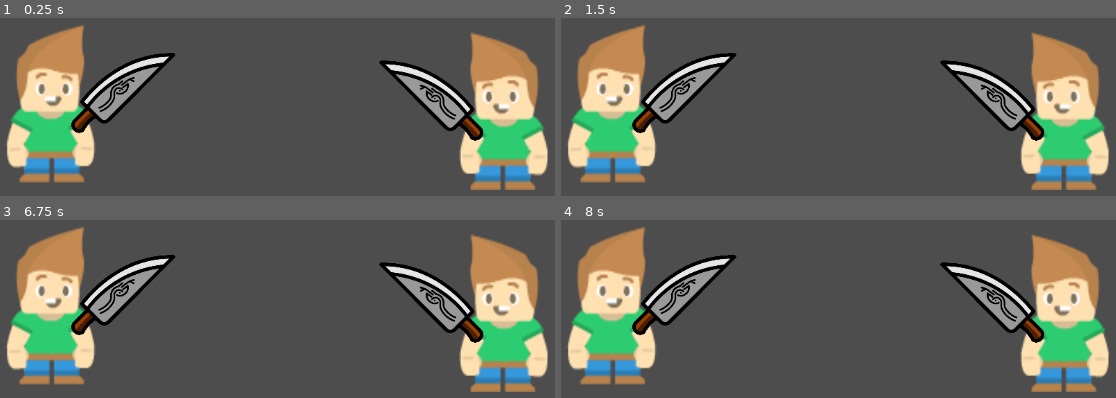
Above: before the commit, frames 1-4 (two rows, left to right).
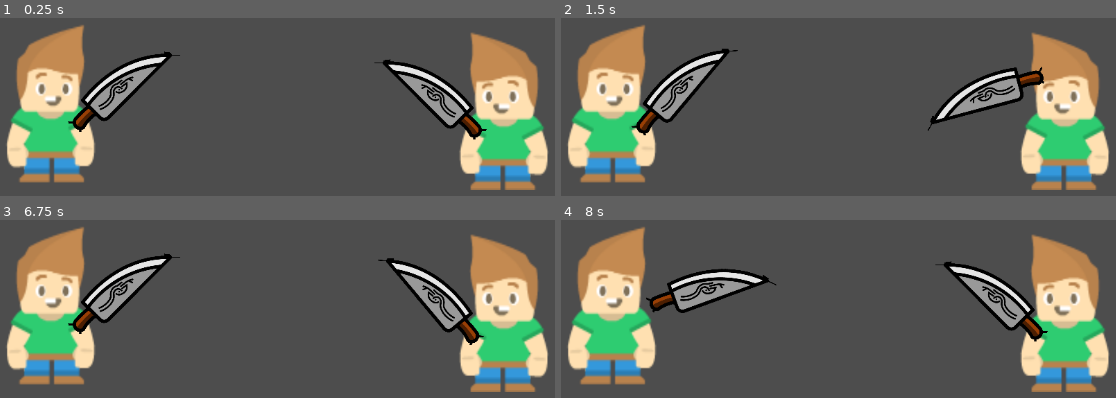
Above: after the commit, the same moments.

Repository: Alinj7/project1
Game: Godot game, scene res://Scenes/fight_arena.tscn
Same seed, same stepped clock (60 frames per second), same inputs: the game is played once before the commit and once after it. Before the commit the project has no main scene; this scene is started directly in both runs.
Inputs (mouse positions are in pixels of both pictures, inside the frame that each line leads up to):
- Up to frame 1 (0.25 s): no input
- Up to frame 2 (1.5 s): tap Enter at 0.5 s; move the mouse to (1005, 83) at 0.52 s; click (1005, 83) at 0.67 s; move the mouse to (666, 128) at 1.27 s; click (666, 128) at 1.42 s
- Up to frame 3 (6.75 s): move the mouse to (outside the picture) at 2.02 s; click (outside the picture) at 2.17 s; tap Space at 2.75, 4.25, 5.75 s; move the mouse to (227, 397) at 2.77 s; click (227, 397) at 2.92 s; tap Enter at 3.5, 5 s; move the mouse to (505, 374) at 3.52 s; click (505, 374) at 3.67 s; move the mouse to (27, 239) at 4.27 s; click (27, 239) at 4.42 s; move the mouse to (305, 307) at 5.02 s; click (305, 307) at 5.17 s; move the mouse to (outside the picture) at 5.77 s; click (outside the picture) at 5.92 s; move the mouse to (444, 285) at 6.52 s; click (444, 285) at 6.67 s
- Up to frame 4 (8 s): move the mouse to (666, 330) at 7.27 s; click (666, 330) at 7.42 s

The runs differ from the first frame. In frame 1, 2.9% of the frame differs, in the area x 12-88%, y 18-70%; in frame 2, 6.5%, in the area x 12-88%, y 17-70%; in frame 3, 3.5%; in frame 4, 5.6%.

Commit message:
make animation for knife and opening chest and import it to main scene animation works with click on it

Diff:
--- a/project1/Scenes/Main.tscn
+++ b/project1/Scenes/Main.tscn
@@ -1,3 +1,12 @@
-[gd_scene format=3 uid="uid://djqrwd7h48lnu"]
+[gd_scene load_steps=3 format=3 uid="uid://djqrwd7h48lnu"]
+
+[ext_resource type="PackedScene" uid="uid://cfvrpyg5aecbs" path="res://Scenes/weapon.tscn" id="1_v818u"]
+[ext_resource type="PackedScene" uid="uid://cpph7xfeo517v" path="res://Scenes/chest.tscn" id="1_ylq46"]
 
 [node name="Node2D" type="Node2D"]
+
+[node name="chest" parent="." instance=ExtResource("1_ylq46")]
+position = Vector2(96, 122)
+
+[node name="weapon" parent="." instance=ExtResource("1_v818u")]
+position = Vector2(221, 223)
--- a/project1/Scenes/chest.tscn
+++ b/project1/Scenes/chest.tscn
@@ -1,11 +1,35 @@
-[gd_scene load_steps=3 format=3 uid="uid://cpph7xfeo517v"]
+[gd_scene load_steps=6 format=3 uid="uid://cpph7xfeo517v"]
 
 [ext_resource type="Texture2D" uid="uid://dnkafovexmsxc" path="res://Assets/chest-normal.png" id="1_fr273"]
+[ext_resource type="Script" path="res://Scripts/chest.gd" id="1_tww13"]
 
 [sub_resource type="RectangleShape2D" id="RectangleShape2D_pt1wn"]
 size = Vector2(81, 47)
 
+[sub_resource type="Animation" id="Animation_ykm73"]
+resource_name = "chest_open"
+tracks/0/type = "value"
+tracks/0/imported = false
+tracks/0/enabled = true
+tracks/0/path = NodePath("Skeleton2D/body/head:position")
+tracks/0/interp = 1
+tracks/0/loop_wrap = true
+tracks/0/keys = {
+"times": PackedFloat32Array(0, 0.212, 0.4, 0.6),
+"transitions": PackedFloat32Array(1, 1, 1, 1),
+"update": 0,
+"values": [Vector2(-1, -31), Vector2(-1, -35), Vector2(-1, -39), Vector2(-1, -42)]
+}
+
+[sub_resource type="AnimationLibrary" id="AnimationLibrary_o1o5u"]
+_data = {
+"chest_open": SubResource("Animation_ykm73")
+}
+
 [node name="chest" type="Node2D"]
+script = ExtResource("1_tww13")
+value = 2
+items = ["item 1", "item 2"]
 
 [node name="Area2D" type="Area2D" parent="."]
 
@@ -13,6 +37,39 @@
 position = Vector2(-0.5, -0.5)
 shape = SubResource("RectangleShape2D_pt1wn")
 
-[node name="Sprite2D" type="Sprite2D" parent="."]
-scale = Vector2(0.136, 0.147239)
+[node name="head" type="Polygon2D" parent="Area2D"]
+position = Vector2(-39, -23.3347)
+scale = Vector2(0.13059, 0.14338)
 texture = ExtResource("1_fr273")
+skeleton = NodePath("../../Skeleton2D")
+polygon = PackedVector2Array(209.429, 1.7263, 66.9538, -4.64014, 34.3007, 9.64558, 19.9553, 30.6737, 5.72925, 53.8633, -0.393196, 79.7136, -4.47483, 100.802, 14.6921, 99.0947, 63.3763, 101.726, 126.534, 101.726, 221.271, 104.358, 289.692, 100.411, 347.587, 96.4632, 487.06, 100.411, 594.955, 99.0947, 608.113, 97.7789, 596.271, 67.5158, 584.429, 35.9368, 563.376, 18.8316, 526.534, -3.53685, 469.955, -0.905273, 426.534, 0.410522, 368.639, 0.410522, 310.745, 0.410522, 227.85, -3.53685)
+uv = PackedVector2Array(209.429, 1.7263, 67.3237, 0.410522, 42.3237, 14.8842, 19.9553, 30.6737, 9.42892, 53.0421, 5.48157, 79.3579, 1.53421, 93.8316, 14.6921, 99.0947, 63.3763, 101.726, 126.534, 101.726, 221.271, 104.358, 289.692, 100.411, 347.587, 96.4632, 487.06, 100.411, 594.955, 99.0947, 608.113, 97.7789, 596.271, 67.5158, 584.429, 35.9368, 563.376, 18.8316, 526.534, -3.53685, 469.955, -0.905273, 426.534, 0.410522, 368.639, 0.410522, 310.745, 0.410522, 227.85, -3.53685)
+polygons = [PackedInt32Array(41, 30, 12), PackedInt32Array(1, 0, 24, 23, 22, 21, 19, 18, 17, 16, 15, 14, 13, 12, 11, 10, 9, 8, 7, 6, 5, 4, 3, 2)]
+bones = ["body", PackedFloat32Array(0, 0, 0, 0, 0, 0, 0, 0, 0, 0, 0, 0, 0, 0, 0, 0, 0, 0, 0, 0, 0, 0, 0, 0, 0), "body/head", PackedFloat32Array(1, 1, 1, 1, 1, 1, 1, 1, 1, 1, 1, 1, 1, 1, 1, 1, 1, 1, 0.5, 1, 1, 1, 1, 1, 1)]
+
+[node name="body" type="Polygon2D" parent="Area2D"]
+position = Vector2(-39.5803, -21.5818)
+scale = Vector2(0.131644, 0.128941)
+texture = ExtResource("1_fr273")
+skeleton = NodePath("../../Skeleton2D")
+polygon = PackedVector2Array(-7.95856, 97.5784, 119.068, 101.182, 319.969, 97.5784, 580.33, 97.5784, 635.285, 99.3802, 642.492, 307.488, 618.168, 337.098, 481.231, 331.693, 280.33, 337.999, 20.8703, 332.594, -18.7694, 324.486, -25.9766, 194.756)
+uv = PackedVector2Array(-7.95856, 97.5784, 119.068, 101.182, 319.969, 97.5784, 580.33, 97.5784, 635.285, 99.3802, 642.492, 307.488, 618.168, 337.098, 481.231, 331.693, 280.33, 337.999, 20.8703, 332.594, -18.7694, 324.486, -25.9766, 194.756)
+bones = ["body", PackedFloat32Array(1, 1, 1, 1, 1, 1, 1, 1, 1, 1, 1, 1), "body/head", PackedFloat32Array(0, 0, 0, 0, 0, 0, 0, 0, 0, 0, 0, 0)]
+
+[node name="chest_animations" type="AnimationPlayer" parent="Area2D"]
+root_node = NodePath("../..")
+libraries = {
+"": SubResource("AnimationLibrary_o1o5u")
+}
+
+[node name="Skeleton2D" type="Skeleton2D" parent="."]
+
+[node name="body" type="Bone2D" parent="Skeleton2D"]
+position = Vector2(0, 21)
+rest = Transform2D(1, 0, 0, 1, 0, 21)
+
+[node name="head" type="Bone2D" parent="Skeleton2D/body"]
+position = Vector2(-1, -31)
+rest = Transform2D(1, 0, 0, 1, -1, -31)
+
+[connection signal="input_event" from="Area2D" to="." method="_on_area_2d_input_event"]
--- a/project1/Scenes/fighter.tscn
+++ b/project1/Scenes/fighter.tscn
@@ -29,6 +29,7 @@
 [node name="AnimatedSprite" type="AnimatedSprite2D" parent="."]
 scale = Vector2(2.05, 2.36364)
 sprite_frames = SubResource("SpriteFrames_e27fc")
+frame_progress = 0.54867
 
 [node name="attach_point" type="Node2D" parent="."]
 position = Vector2(106, 1)
--- a/project1/Scenes/weapon.tscn
+++ b/project1/Scenes/weapon.tscn
@@ -1,10 +1,75 @@
-[gd_scene load_steps=4 format=3 uid="uid://cfvrpyg5aecbs"]
+[gd_scene load_steps=8 format=3 uid="uid://cfvrpyg5aecbs"]
 
 [ext_resource type="Script" path="res://Scripts/weapon.gd" id="1_6mqsn"]
 [ext_resource type="Texture2D" uid="uid://ej2e4y0ci1pq" path="res://Assets/weapons/Knife.png" id="1_okfss"]
 
 [sub_resource type="RectangleShape2D" id="RectangleShape2D_d6aud"]
 size = Vector2(152, 116)
+
+[sub_resource type="Animation" id="Animation_8hb3k"]
+length = 0.001
+
+[sub_resource type="Animation" id="Animation_k6un3"]
+resource_name = "attack"
+loop_mode = 1
+tracks/0/type = "value"
+tracks/0/imported = false
+tracks/0/enabled = true
+tracks/0/path = NodePath("../Skeleton2D/knife:rotation")
+tracks/0/interp = 1
+tracks/0/loop_wrap = true
+tracks/0/keys = {
+"times": PackedFloat32Array(0.2, 0.4, 0.6, 0.8, 1),
+"transitions": PackedFloat32Array(1, 1, 1, 1, 1),
+"update": 0,
+"values": [-0.0872665, -0.349066, 0.698132, 1.0472, 0.0]
+}
+tracks/1/type = "value"
+tracks/1/imported = false
+tracks/1/enabled = true
+tracks/1/path = NodePath("../Skeleton2D/knife:position")
+tracks/1/interp = 1
+tracks/1/loop_wrap = true
+tracks/1/keys = {
+"times": PackedFloat32Array(0.2, 0.4, 0.6, 0.8, 1),
+"transitions": PackedFloat32Array(1, 1, 1, 1, 1),
+"update": 0,
+"values": [Vector2(0, 0), Vector2(20, 0), Vector2(40, 0), Vector2(5, 0), Vector2(0, 0)]
+}
+
+[sub_resource type="Animation" id="Animation_w6a8y"]
+resource_name = "knife"
+tracks/0/type = "value"
+tracks/0/imported = false
+tracks/0/enabled = true
+tracks/0/path = NodePath("../Skeleton2D/knife:rotation")
+tracks/0/interp = 1
+tracks/0/loop_wrap = true
+tracks/0/keys = {
+"times": PackedFloat32Array(0, 0.0333333, 0.0666667, 0.1, 0.133333, 0.166667, 0.2, 0.233333, 0.266667, 0.3, 0.333333, 0.366667, 0.4, 0.433333, 0.466667, 0.5, 0.533333, 0.566667, 0.6, 0.633333, 0.666667, 0.7, 0.733333, 0.766667, 0.8, 0.833333, 0.866667, 0.9, 0.933333, 0.966667, 1),
+"transitions": PackedFloat32Array(1, 1, 1, 1, 1, 1, 1, 1, 1, 1, 1, 1, 1, 1, 1, 1, 1, 1, 1, 1, 1, 1, 1, 1, 1, 1, 1, 1, 1, 1, 1),
+"update": 0,
+"values": [-0.0872665, -0.0872665, -0.0872665, -0.0872665, -0.0872665, -0.0872665, -0.0872665, -0.1309, -0.174533, -0.218166, -0.261799, -0.305433, -0.349066, -0.174533, -2.98023e-08, 0.174533, 0.349066, 0.523599, 0.698132, 0.756309, 0.814487, 0.872665, 0.930842, 0.98902, 1.0472, 0.872665, 0.698132, 0.523599, 0.349066, 0.174533, 0.0]
+}
+tracks/1/type = "value"
+tracks/1/imported = false
+tracks/1/enabled = true
+tracks/1/path = NodePath("../Skeleton2D/knife:position")
+tracks/1/interp = 1
+tracks/1/loop_wrap = true
+tracks/1/keys = {
+"times": PackedFloat32Array(0, 0.0333333, 0.0666667, 0.1, 0.133333, 0.166667, 0.2, 0.233333, 0.266667, 0.3, 0.333333, 0.366667, 0.4, 0.433333, 0.466667, 0.5, 0.533333, 0.566667, 0.6, 0.633333, 0.666667, 0.7, 0.733333, 0.766667, 0.8, 0.833333, 0.866667, 0.9, 0.933333, 0.966667, 1),
+"transitions": PackedFloat32Array(1, 1, 1, 1, 1, 1, 1, 1, 1, 1, 1, 1, 1, 1, 1, 1, 1, 1, 1, 1, 1, 1, 1, 1, 1, 1, 1, 1, 1, 1, 1),
+"update": 0,
+"values": [Vector2(0, 0), Vector2(0, 0), Vector2(0, 0), Vector2(0, 0), Vector2(0, 0), Vector2(0, 0), Vector2(-2.98023e-07, 0), Vector2(3.33333, 0), Vector2(6.66667, 0), Vector2(10, 0), Vector2(13.3333, 0), Vector2(16.6667, 0), Vector2(20, 0), Vector2(23.3333, 0), Vector2(26.6667, 0), Vector2(30, 0), Vector2(33.3333, 0), Vector2(36.6667, 0), Vector2(40, 0), Vector2(34.1667, 0), Vector2(28.3333, 0), Vector2(22.5, 0), Vector2(16.6667, 0), Vector2(10.8333, 0), Vector2(5, 0), Vector2(4.16667, 0), Vector2(3.33333, 0), Vector2(2.5, 0), Vector2(1.66667, 0), Vector2(0.833333, 0), Vector2(0, 0)]
+}
+
+[sub_resource type="AnimationLibrary" id="AnimationLibrary_vn1oi"]
+_data = {
+"RESET": SubResource("Animation_8hb3k"),
+"attack": SubResource("Animation_k6un3"),
+"knife": SubResource("Animation_w6a8y")
+}
 
 [node name="weapon" type="Node2D"]
 script = ExtResource("1_6mqsn")
@@ -15,6 +80,24 @@
 position = Vector2(0, 1)
 shape = SubResource("RectangleShape2D_d6aud")
 
-[node name="Sprite2D" type="Sprite2D" parent="."]
-scale = Vector2(0.3, 0.3)
+[node name="Polygon2D" type="Polygon2D" parent="Area2D"]
+position = Vector2(-73.0743, -56.8709)
+scale = Vector2(0.287237, 0.287237)
 texture = ExtResource("1_okfss")
+skeleton = NodePath("../../Skeleton2D")
+polygon = PackedVector2Array(124.704, 106.468, 188.668, 63.2243, 316.596, 11.873, 400.38, -17.8568, 534.614, 1.06216, 551.732, 22.6838, 442.723, 111.873, 358.939, 233.495, 230.11, 330.792, 138.218, 358.72, 64.3441, 392.954, -5.02522, 392.954, -34.755, 310.972, 4.88468, 213.675, 75.155, 154.215)
+uv = PackedVector2Array(124.704, 106.468, 188.668, 63.2243, 316.596, 11.873, 400.38, -17.8568, 534.614, 1.06216, 551.732, 22.6838, 442.723, 111.873, 358.939, 233.495, 230.11, 330.792, 138.218, 358.72, 64.3441, 392.954, -5.02522, 392.954, -34.755, 310.972, 4.88468, 213.675, 75.155, 154.215)
+bones = ["knife", PackedFloat32Array(0.5, 0.5, 0.5, 0.5, 0.5, 0.5, 0.5, 0.5, 0.5, 0.5, 0.5, 0.5, 0.5, 0.5, 0.5)]
+
+[node name="weapon_animation" type="AnimationPlayer" parent="Area2D"]
+reset_on_save = false
+libraries = {
+"": SubResource("AnimationLibrary_vn1oi")
+}
+
+[node name="Skeleton2D" type="Skeleton2D" parent="."]
+
+[node name="knife" type="Bone2D" parent="Skeleton2D"]
+rest = Transform2D(1, 0, 0, 1, 0, 0)
+
+[connection signal="input_event" from="Area2D" to="." method="wapon_click"]
--- a/project1/Scripts/chest.gd
+++ b/project1/Scripts/chest.gd
@@ -1,4 +1,15 @@
 extends Node2D
-
+@export var value : int =0
+@export var type :String = "epic"
+@export var items : Array = []
+@export var time_in_minutes : int =10
+@export var price : int =100
 var cls = Chest.new()
-@onready var sprite = $Sprite2D
+func _init():
+	print(get_chest_stats())
+func get_chest_stats():
+	return "value= %s type= %s items= %s time=>%s"%[value,type,items,time_in_minutes]
+func _on_area_2d_input_event(viewport, event, shape_idx):
+	if(event.is_pressed()):
+		var animation_player=get_node("Area2D/chest_animations")
+		animation_player.play("chest_open")
--- a/project1/Scripts/weapon.gd
+++ b/project1/Scripts/weapon.gd
@@ -4,20 +4,15 @@
 @export var title :String = "knife"
 @export var damage : int =100
 @export var level : int = 1
-@onready var sprite = $Sprite2D
 
 var cls = Weapon.new(title,damage,level)
-
-func _ready():
-	get_weapon_stats()
-
-
 func get_weapon_stats():
 	var info = cls.title + " damage: " + str(cls.damage) + " level: " + str(cls.level)
 	print(info)
 	return info
-
-func _init(name:String,dmg:int,lvl:int):
-	title = name
-	damage = dmg
-	level = lvl
+func _init():
+	get_weapon_stats()
+func wapon_click(viewport, event, shape_idx):
+	if(event.is_pressed()):
+		var animation_player=get_node("Area2D/weapon_animation")
+		animation_player.play("knife")
--- a/project1/project.godot
+++ b/project1/project.godot
@@ -11,7 +11,8 @@
 [application]
 
 config/name="Project 1"
-config/features=PackedStringArray("4.0", "Mobile")
+run/main_scene="res://Scenes/Main.tscn"
+config/features=PackedStringArray("4.1", "Mobile")
 config/icon="res://icon.svg"
 
 [rendering]
